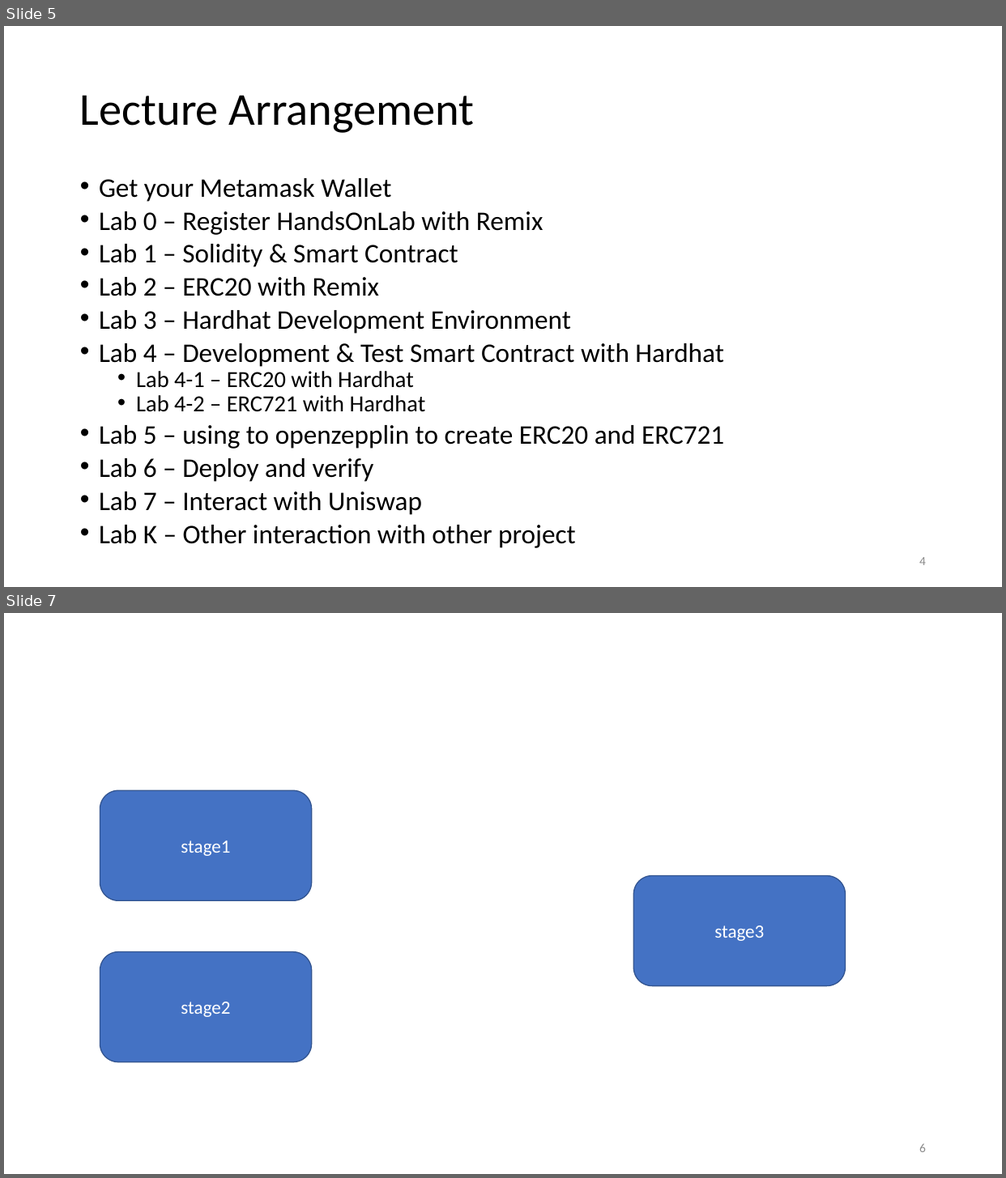
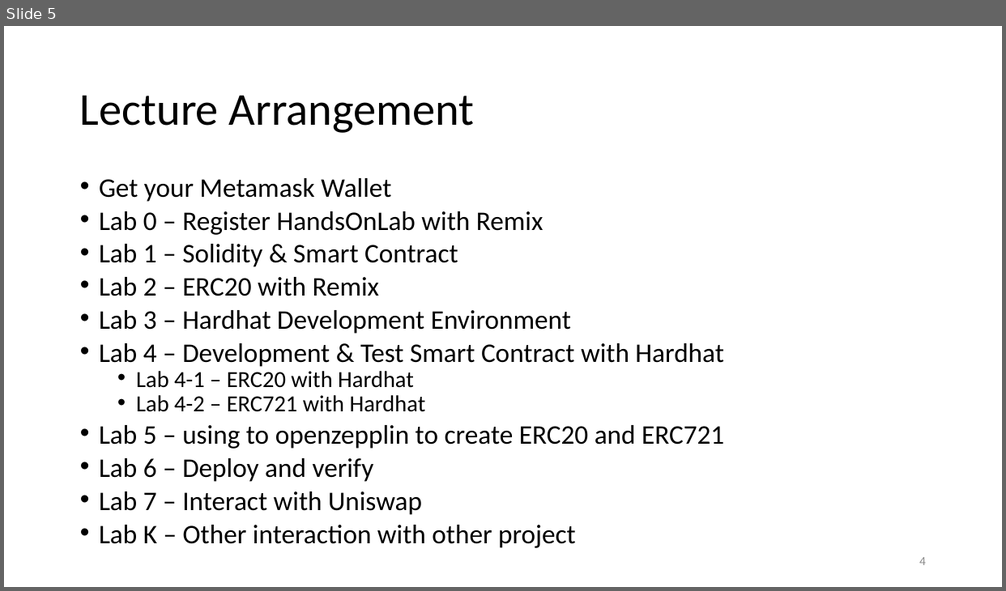
Before and after one commit to 0xGear/HandsOnLab, a slide deck: HandsOnLab.pptx. Shown one above the other, each under a label of ours: slides 5 and 7 before the commit, slide 5 after it; the slides between them are not shown. The pictures are 1006x1178 and 1006x591 pixels, drawn with LibreOffice and Linux fonts; fonts in the diff are those of the drawing. Boxes give left, top, right and bottom in pixels: in the first picture for what was removed or moved away, otherwise in the second. Text is boxed around its words. In the diff, an @@ line names an element or a change of style, - is before the commit and + after.

```diff
--- a/HandsOnLab.pptx
+++ b/HandsOnLab.pptx
@@ slide 7 removed at <box>4,613,1002,1174</box>, background #FFFFFF @@
@@ rounded rectangle removed at <box>100,790,312,901</box> @@
-stage1
@@ rounded rectangle removed at <box>633,875,846,986</box> @@
-stage3
@@ rounded rectangle removed at <box>100,952,312,1063</box> @@
-stage2
@@ page number removed at <box>919,1144,926,1152</box> @@
-6
```
Also in this commit, not shown: 4 other slides removed, 2 other files.
